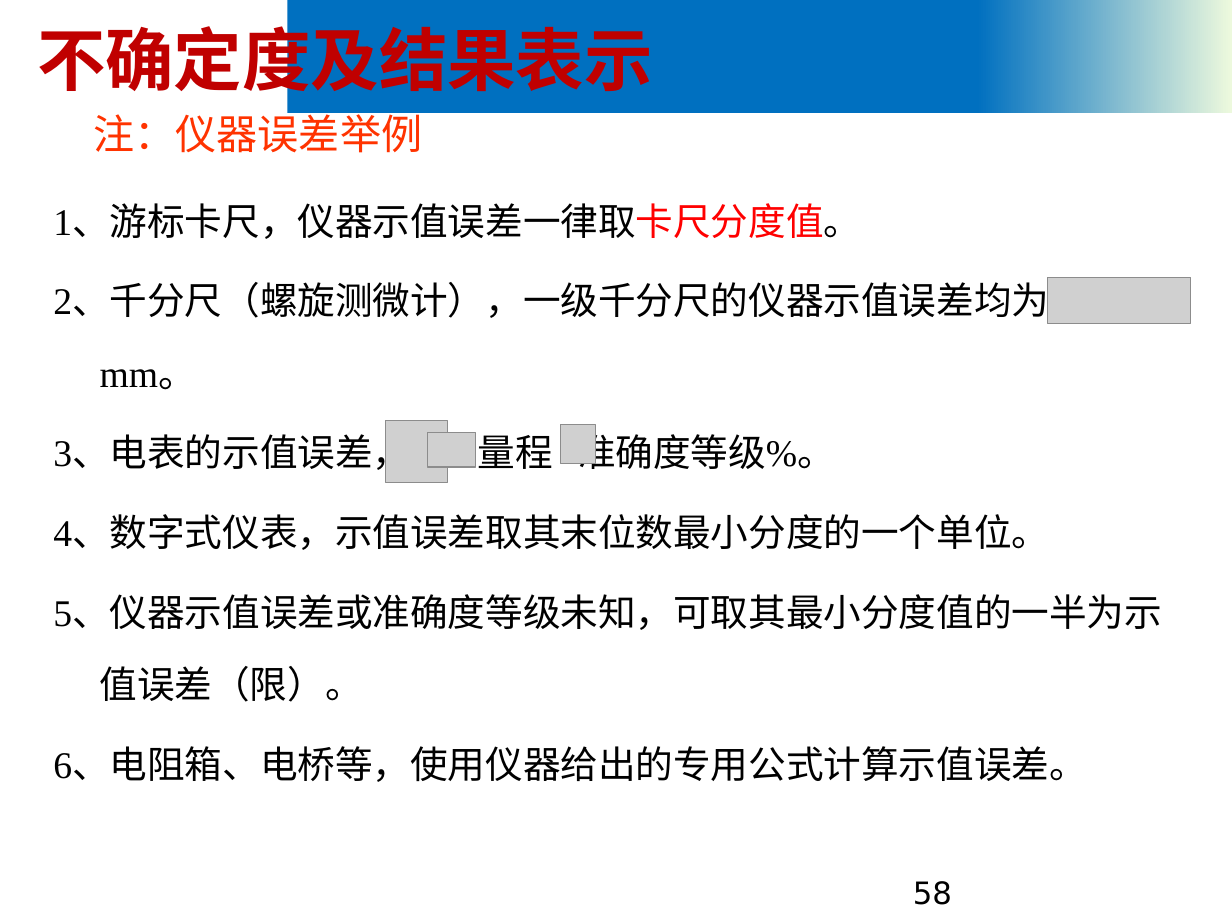
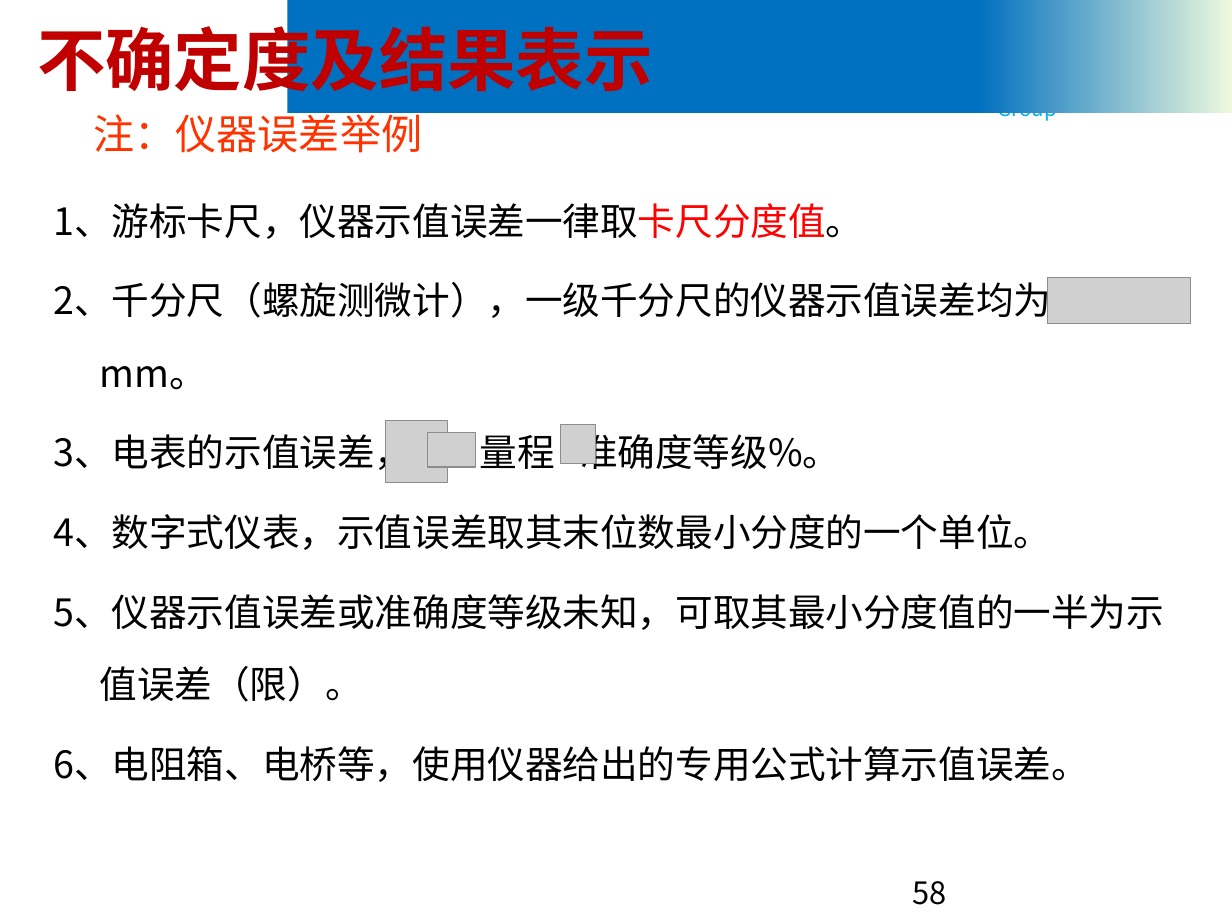
Before and after one commit to yzbaaa/ZZU-CS-Courses-Resources, a slide deck: slide 58 of 01 数理基础 & 英语/大学物理实验 A(Ⅰ)/PPT/大学物理实验绪论.pptx. Drawn at 1232x924 pixels with LibreOffice and Linux fonts; fonts in the diff are those of the drawing; grey boxes stand for pictures; background and template pictures are left out. Boxes give left, top, right and bottom in pixels: in the first picture for what was removed or moved away, otherwise in the second. Text is boxed around its words. In the diff, an @@ line names an element or a change of style, - is before the commit and + after.

```diff
--- a/01 数理基础 & 英语/大学物理实验 A(Ⅰ)/PPT/大学物理实验绪论.pptx
+++ b/01 数理基础 & 英语/大学物理实验 A(Ⅰ)/PPT/大学物理实验绪论.pptx
@@ text "Nanoscience and Nanotechnology Group" at (x1=998, y1=47, x2=1156, y2=122): font Times New Roman to Noto Sans CJK SC @@
@@ title "注：仪器误差举例" at (x1=94, y1=107, x2=423, y2=153): font Roboto Condensed to Noto Sans CJK SC @@
@@ text "1、游标卡尺，仪器示值误差一律取卡尺分度值。" at (x1=53, y1=203, x2=1164, y2=782): font Times New Roman to Noto Sans CJK SC @@
@@ page number at (x1=913, y1=881, x2=947, y2=905): font DejaVu Sans to Noto Sans CJK SC @@
```
Also in this commit, not shown: 88 other slides changed, 5 other files.
